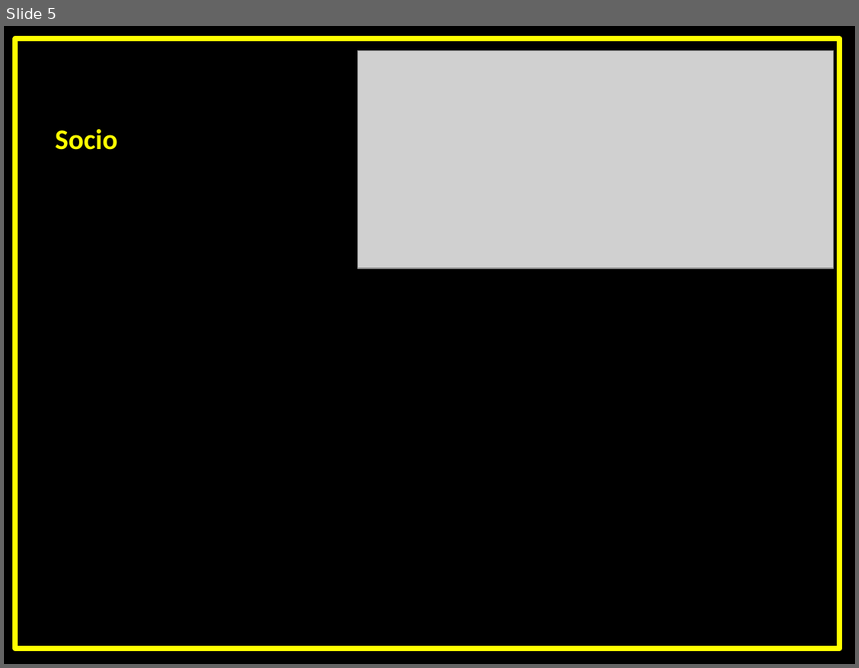
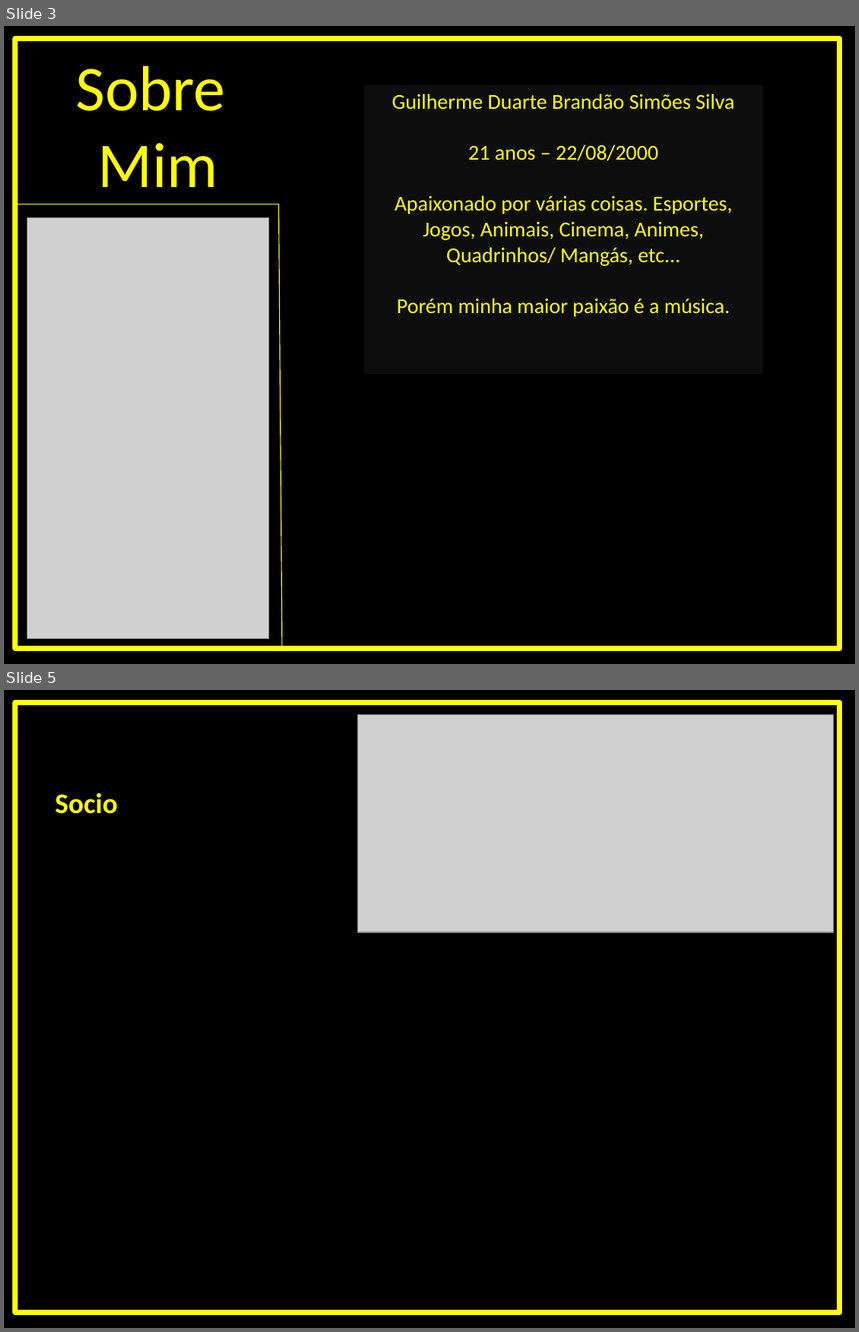
Before and after one commit to gui-brandao-silva/BRANDS, a slide deck: Apresentação BRANDS.pptx. Shown one above the other, each under a label of ours: slide 5 before the commit, slides 3 and 5 after it; the slides between them are not shown. The pictures are 859x668 and 859x1332 pixels, drawn with LibreOffice and Linux fonts; fonts in the diff are those of the drawing; grey boxes stand for pictures. Boxes give left, top, right and bottom in pixels: in the first picture for what was removed or moved away, otherwise in the second. Text is boxed around its words. In the diff, an @@ line names an element or a change of style, - is before the commit and + after.

```diff
--- a/Apresentação BRANDS.pptx
+++ b/Apresentação BRANDS.pptx
@@ slide 3 added at (4,26,855,664), background #000000 @@
@@ rectangle added at (15,39,840,649), outline #FFFF00 4.5 pt @@
@@ title added at (76,66,226,187), 54 pt, text #FFFF00 @@
+Sobre
+Mim
@@ rectangle added at (363,84,764,376), fill #0D0D0D, outline #000000 3 pt, 18 pt, text #FFFF00 @@
+Guilherme Duarte Brandão Simões Silva
+21 anos – 22/08/2000
+Apaixonado por várias coisas. Esportes, Jogos, Animais, Cinema, Animes, Quadrinhos/ Mangás, etc...
+Porém minha maior paixão é a música.
@@ line added from (279, 205) to (15, 205), #FFFF00 0.75 pt @@
@@ line added from (279, 205) to (282, 649), #FFFF00 0.75 pt @@
@@ picture added at (28,218,268,639) @@
```
Also in this commit, not shown: 4 slides changed, 1 slide removed, 5 other files.
